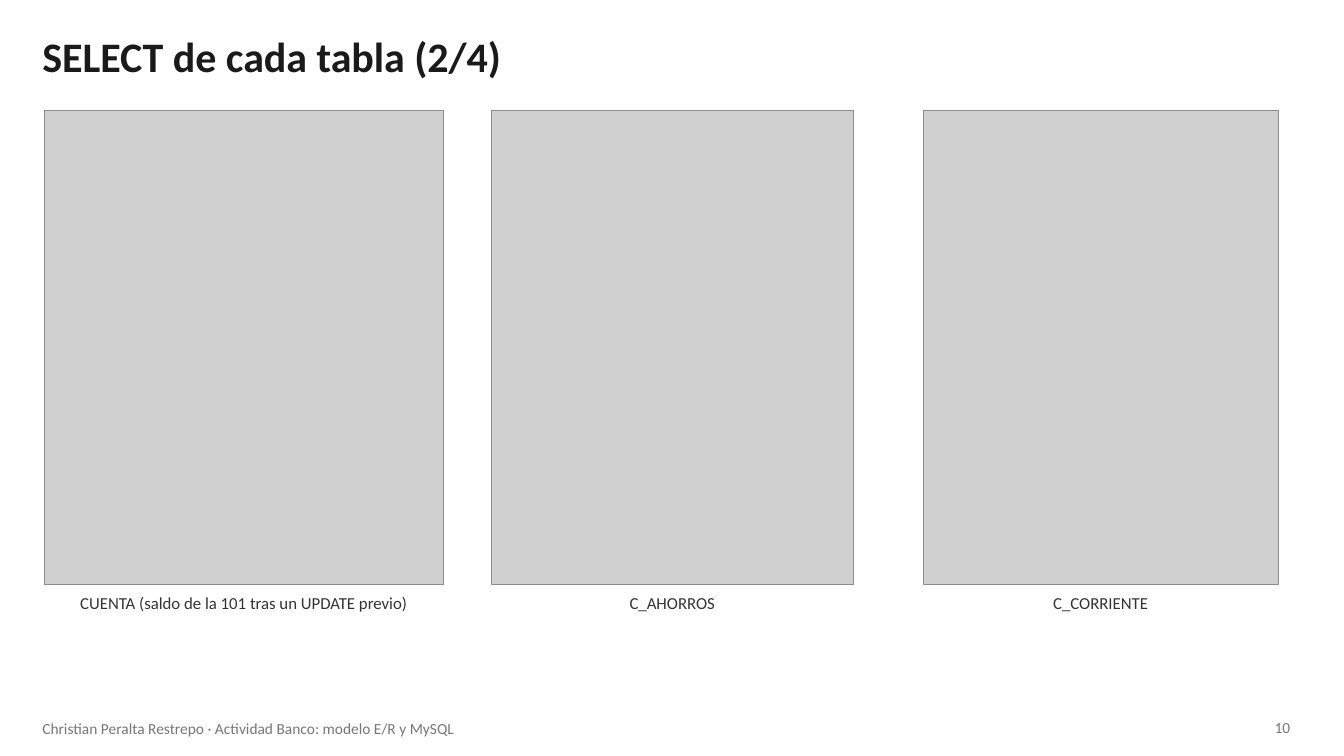
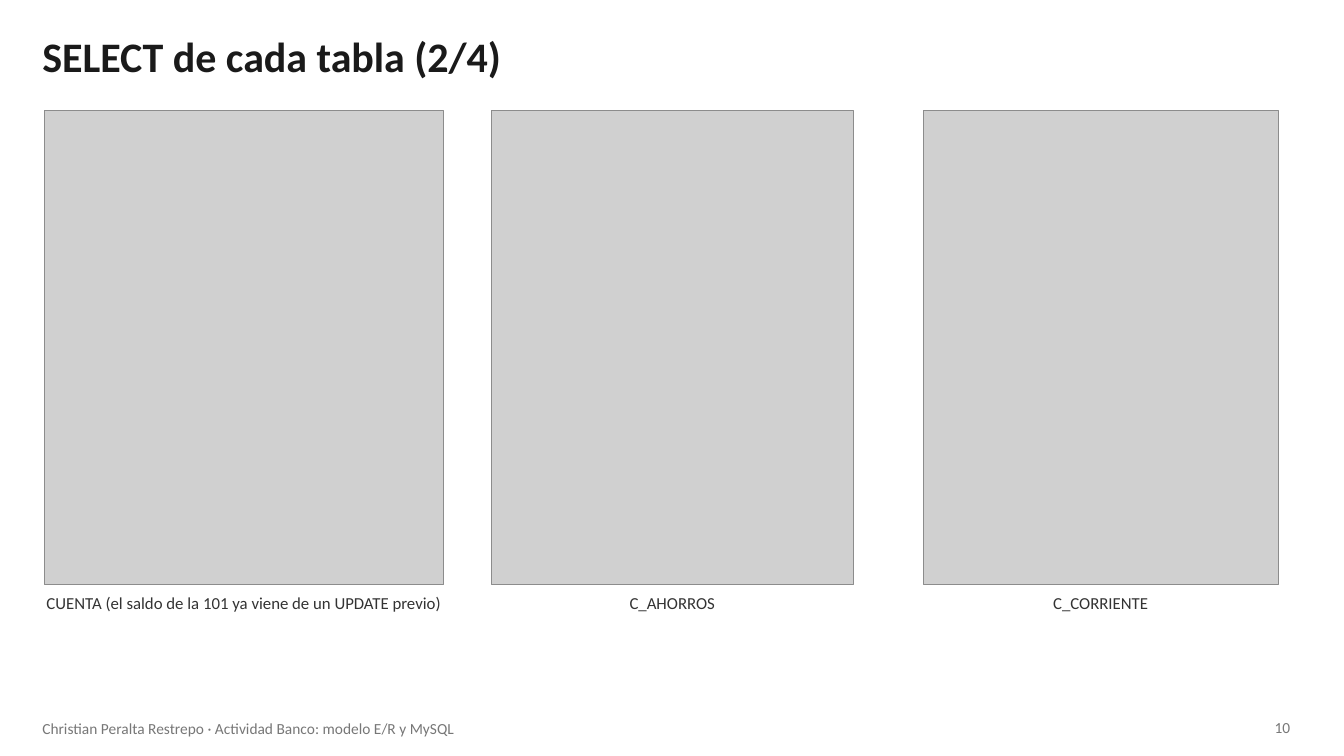
Before and after one commit to christiansan141/CuerpoTeo, a slide deck: slide 10 of Actividad_Banco_ChristianPeralta.pptx. Drawn at 1344x756 pixels with LibreOffice and Linux fonts; fonts in the diff are those of the drawing; grey boxes stand for pictures. Boxes give left, top, right and bottom in pixels: in the first picture for what was removed or moved away, otherwise in the second. Text is boxed around its words. In the diff, an @@ line names an element or a change of style, - is before the commit and + after.

```diff
--- a/Actividad_Banco_ChristianPeralta.pptx
+++ b/Actividad_Banco_ChristianPeralta.pptx
@@ text at [46,597,441,612]: text changed @@
-CUENTA (saldo de la 101 tras un UPDATE previo)
+CUENTA (el saldo de la 101 ya viene de un UPDATE previo)
```
Also in this commit, not shown: 11 other slides changed, 1 other file.
